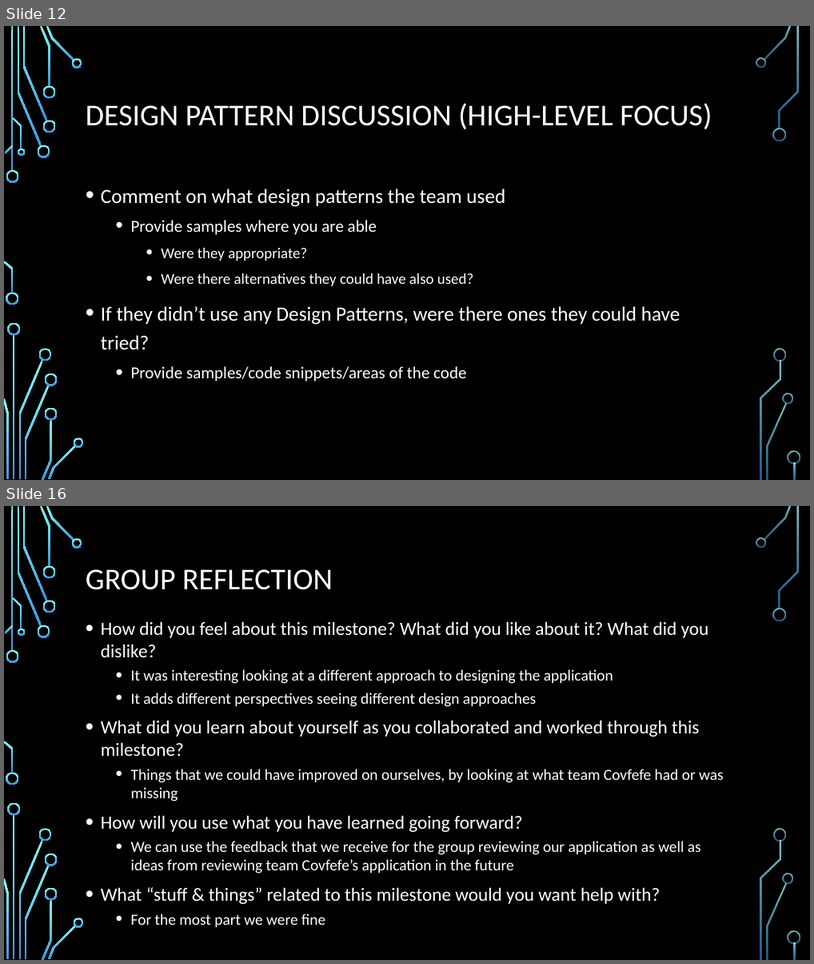
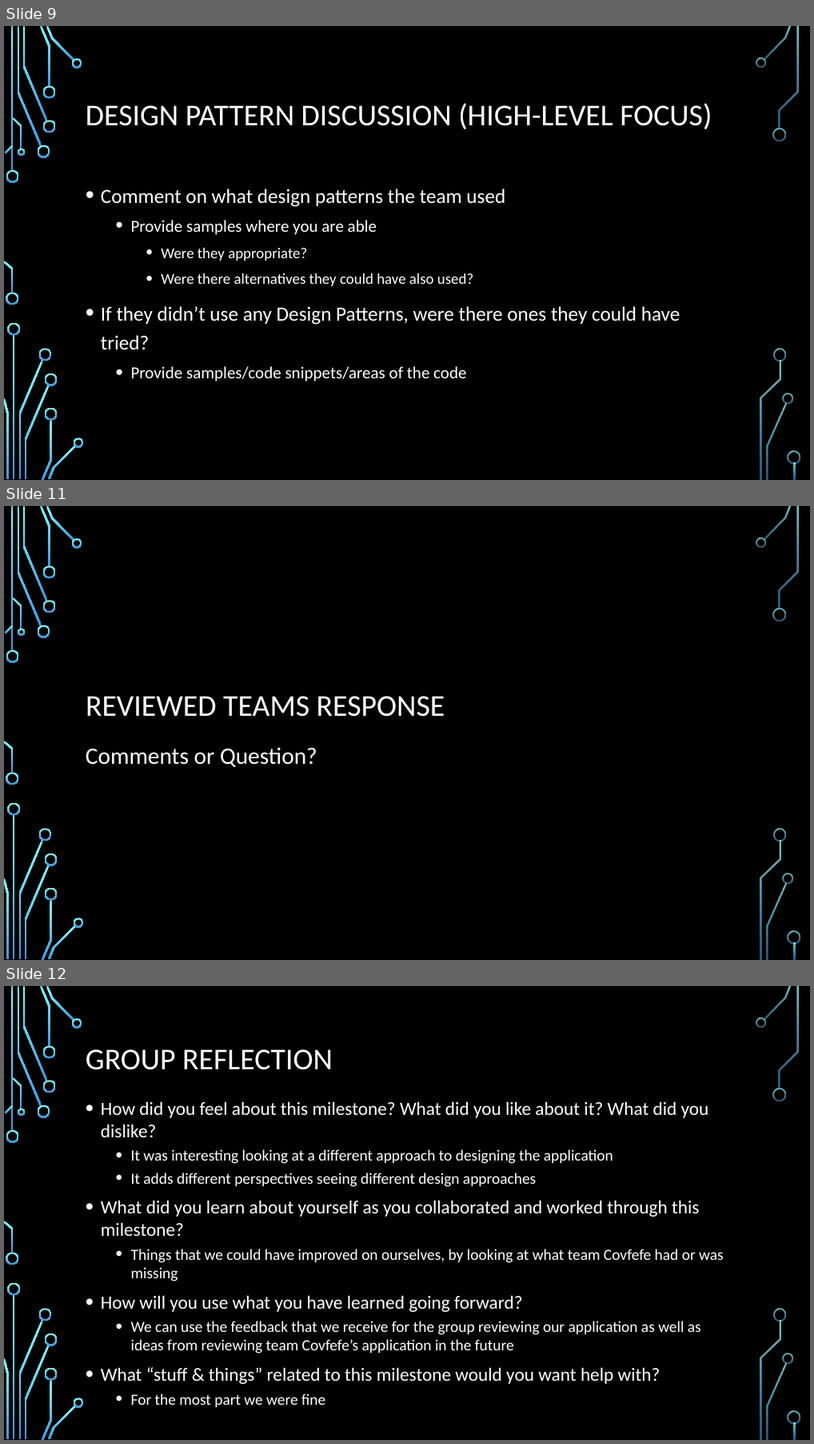
Before and after one commit to ureginastudent/PROJECT, a slide deck: Milestone 7/ENSE 470 Milestone 7.pptx. Shown one above the other, each under a label of ours: slides 12 and 16 before the commit, slides 9, 11 and 12 after it; the slides between them are not shown. The pictures are 814x964 and 814x1444 pixels, drawn with LibreOffice and Linux fonts; fonts in the diff are those of the drawing; background and template pictures are left out. Boxes give left, top, right and bottom in pixels: in the first picture for what was removed or moved away, otherwise in the second. Text is boxed around its words. In the diff, an @@ line names an element or a change of style, - is before the commit and + after.

```diff
--- a/Milestone 7/ENSE 470 Milestone 7.pptx
+++ b/Milestone 7/ENSE 470 Milestone 7.pptx
@@ slide 11 added at (x1=4, y1=506, x2=810, y2=960), background picture (left out); not listed: 36 template elements that a slide beside it also shows @@
@@ title added at (x1=86, y1=696, x2=446, y2=716), 36 pt, text #FFFFFF @@
+REVIEWED TEAMS RESPONSE
@@ text added at (x1=86, y1=747, x2=318, y2=767), 28 pt, text #FFFFFF @@
+Comments or Question?
@@ what was slide 12 is now slide 9 @@
@@ what was slide 16 is now slide 12 @@
```
Also in this commit, not shown: 2 slides changed, 1 other slide added, 6 slides removed.
